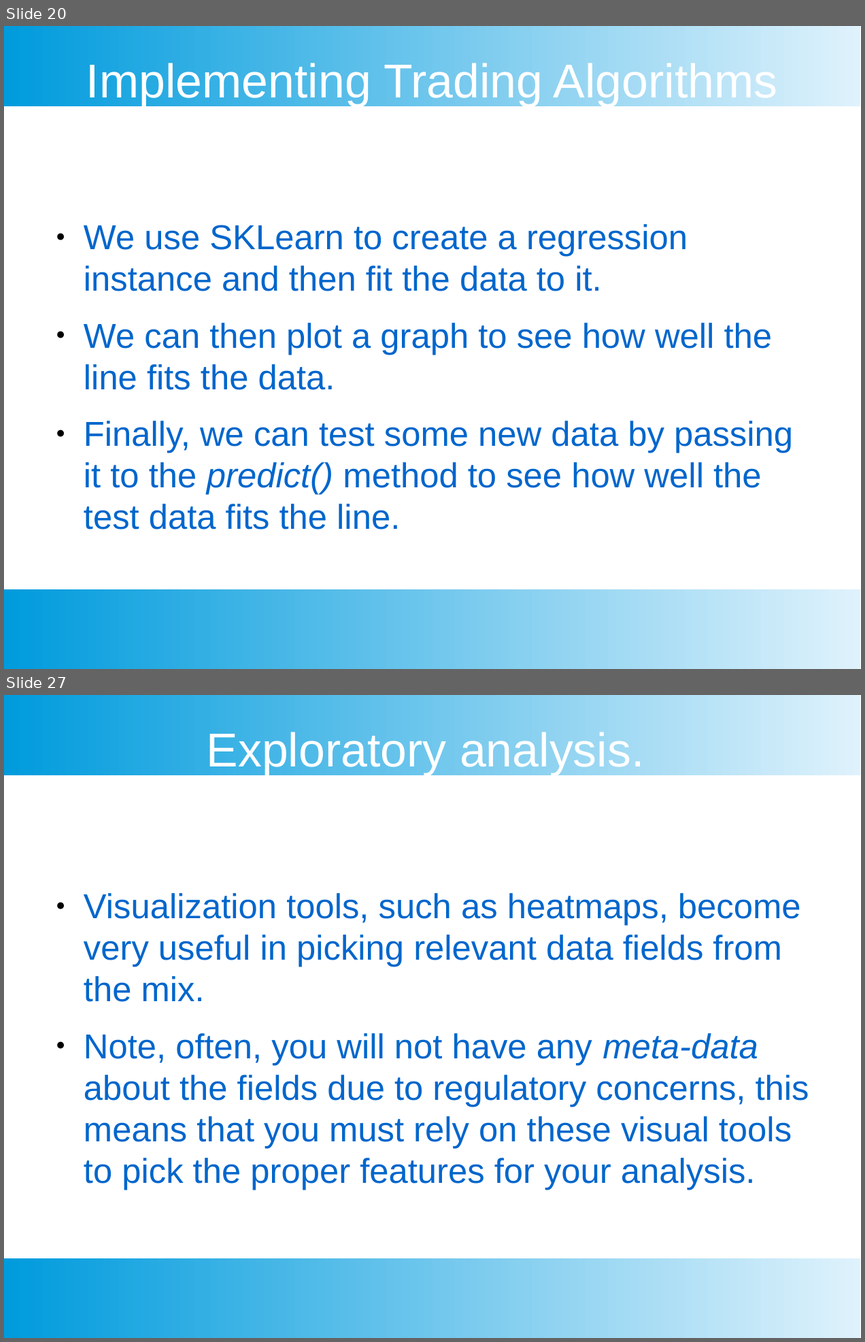
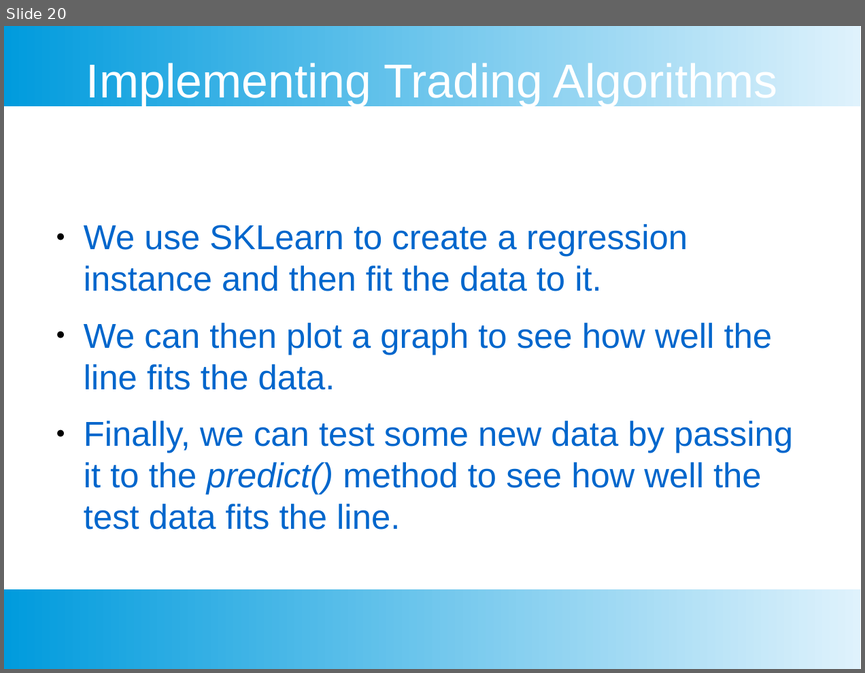
Before and after one commit to chankeypathak/CitiDataScience, a slide deck: docs/Module 4.pptx. Shown one above the other, each under a label of ours: slides 20 and 27 before the commit, slide 20 after it; the slides between them are not shown. The pictures are 865x1342 and 865x673 pixels, drawn with LibreOffice and Linux fonts; fonts in the diff are those of the drawing. Boxes give left, top, right and bottom in pixels: in the first picture for what was removed or moved away, otherwise in the second. Text is boxed around its words. In the diff, an @@ line names an element or a change of style, - is before the commit and + after.

```diff
--- a/docs/Module 4.pptx
+++ b/docs/Module 4.pptx
@@ slide 27 removed at (4,695,861,1338), background #FFFFFF; not listed: 2 template elements that a slide beside it also shows @@
@@ text removed at (207,728,645,775) @@
-Exploratory analysis.
@@ text removed at (84,893,809,1189) @@
-● Visualization tools, such as heatmaps, become very useful in picking relevant data fields from the mix.
-● Note, often, you will not have any meta-data about the fields due to regulatory concerns, this means that you must rely on these visual tools to pick the proper features for your analysis.
```
Also in this commit, not shown: 4 slides added, 41 other slides removed, 2 other files.
